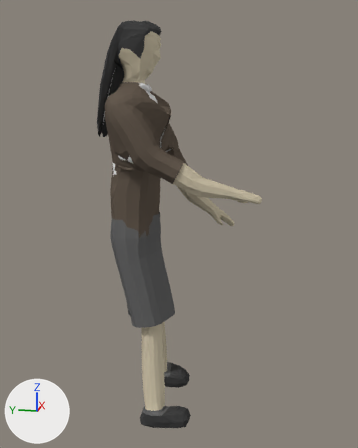
An edit to the Blender file FBLA Simulation and Programming 2018-2019/Assets/Mini Game Assets/Mini Game 2 (ALL or NOTHING)/Assets/people/playergirl1.blend, drawn before and after from the same camera.
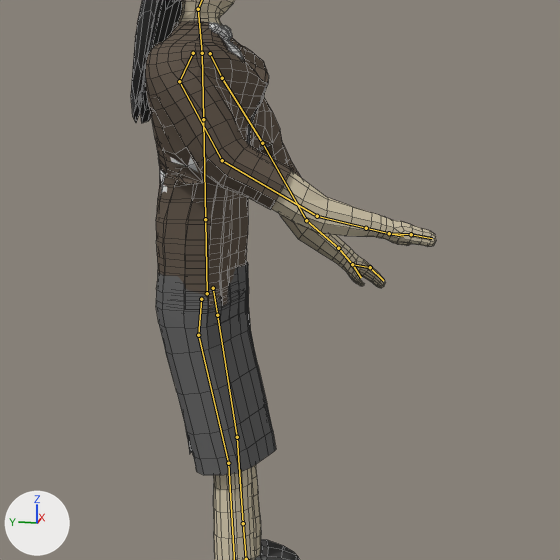
There are two pictures of each version: one whole from a 50 mm lens placed at (-11.47, -3.32, 3.06), pointed at (0.1, -1.01, 0.16), one close up on the part from 7% to 92% of the width and 16% to 83% of the height. Lighting does not change. The marker at lower left points along +X, +Y and +Z. Both versions are drawn at the pose saved in each file; the numbers are the values there. The bones that bend it are drawn over the model as lines in the close-ups. The close-ups show mesh edges as thin lines.
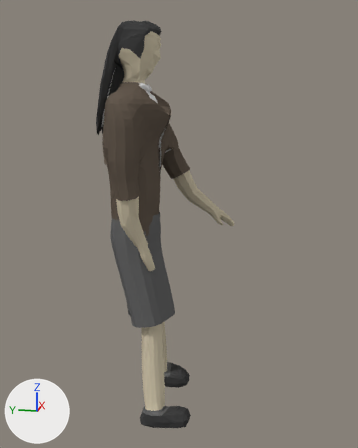
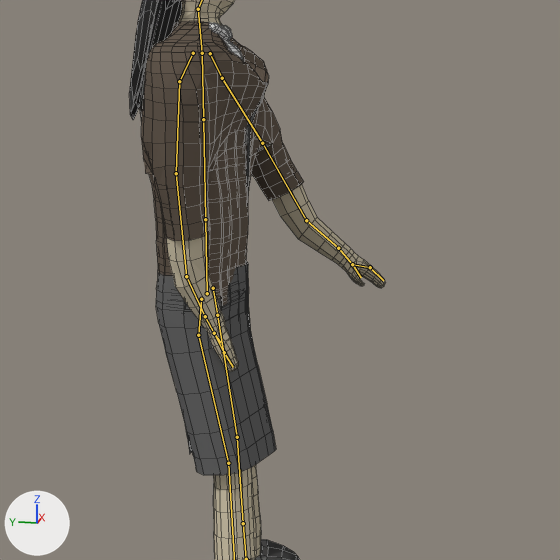
Where the change shows, as pixel boxes (x1, y1, x2, y2) in the close-ups (560 x 560 px):
```json
{"object": "Cube.002", "change": "posed", "before": [145, 21, 301, 309], "after": [141, 21, 304, 306]}
{"object": "Cube.001", "change": "posed", "before": [131, 0, 436, 560], "after": [129, 0, 385, 560]}
{"bone": "ChestUpper.010", "before": "(179, 81) to (222, 160)", "after": "(179, 81) to (176, 173)"}
{"bone": "ChestUpper.011", "before": "(222, 160) to (317, 216)", "after": "(176, 173) to (186, 276)"}
```

Scene script edits in JSON lines:
```json
{"block": "bone_chestupper_010", "where": "bone_chestupper_010 = bpy.data.objects['Armature'].pose.bones['ChestUpper.010']  # child of 'ChestUpper.009'"}
{"op": "set", "path": "bone_chestupper_010.rotation_quaternion", "old": "(0.948, -0.025, -0.132, -0.288)", "new": "(0.978, 0.03, -0.207, -0.025)", "note": "degrees (2, -15, -34) -> degrees (4, -24, -4)"}
{"block": "bone_chestupper_011", "where": "bone_chestupper_011 = bpy.data.objects['Armature'].pose.bones['ChestUpper.011']  # child of 'ChestUpper.010'"}
{"op": "set", "path": "bone_chestupper_011.rotation_quaternion", "old": "(0.955, -0.068, 0.012, -0.289)", "new": "(0.996, 0.015, 0.023, -0.09)", "note": "degrees (-8, -1, -34) -> degrees (2, 3, -10)"}
```
